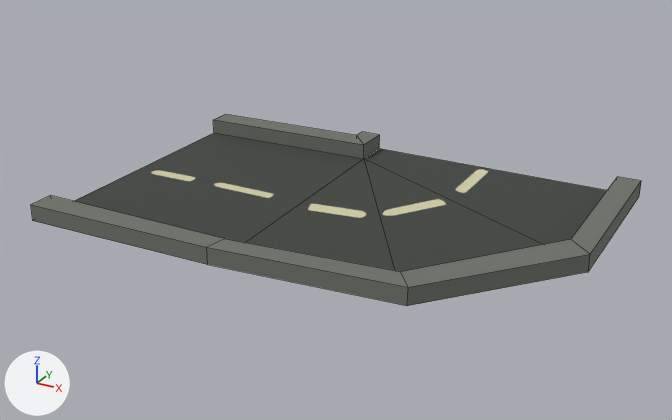
Two versions of the FBX model ART No BOYZ Allowed/Road_Left.FBX, one commit apart.
Before and after are seen from a 50 mm lens placed at (4.89, -6.76, 2.79), pointed at (1.83, -1.19, 0.0). The axes (+X, +Y, +Z) are drawn at lower left. The lights are the same throughout. Mesh edges are drawn as thin lines. Where no turn or scale is listed for an object, it has been applied to the vertices.

In view in the first picture: 'Turn left'.
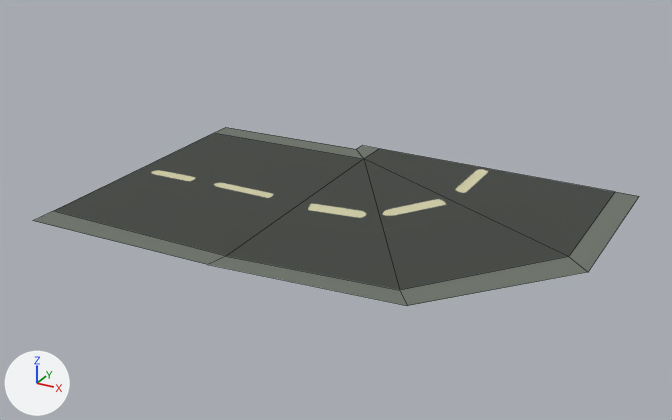
Commit message: Road flattened

Boxes (x1, y1, x2, y2) around the edits, measured in the pictures (672 x 420 px):
'Turn left', reshaped (7% shorter): before (31, 114, 641, 306); after (34, 127, 639, 306)
part 1 of me_mesh, cut back: before (31, 177, 641, 306); after (34, 192, 639, 306)
part 2 of me_mesh, cut back: before (213, 114, 380, 159); after (215, 127, 379, 159)

The change in detail:
me_mesh is used by ob_turn_left; location (0.0, 0.0, 0.0).
me_mesh had 32 vertices, 26 faces and spanned x 0.0..3.75, y -2.42..0.17, z 0.0..0.13.
me_mesh now has 16 vertices, 10 faces and spans x 0.0..3.75, y -2.42..0.17, z 0.0.
Part 1, on me_mesh:
10 vertices are removed from x 0.0..3.75, y -2.42..0.17, z 0.13.
14 faces are deleted.
4 new faces join them.
Part 2, on me_mesh:
6 vertices are removed from x 0.0..1.52, y -0.19..0.17, z 0.13.
8 faces are deleted.
2 new faces join them.
